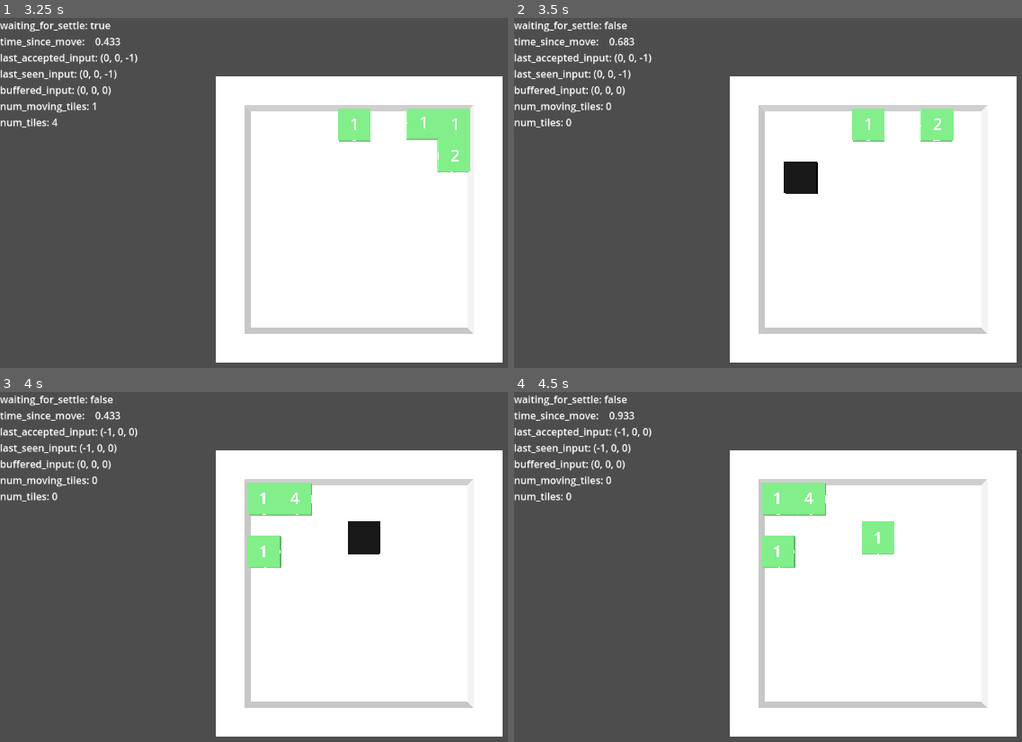
Above: before the commit, frames 1-4 (two rows, left to right).
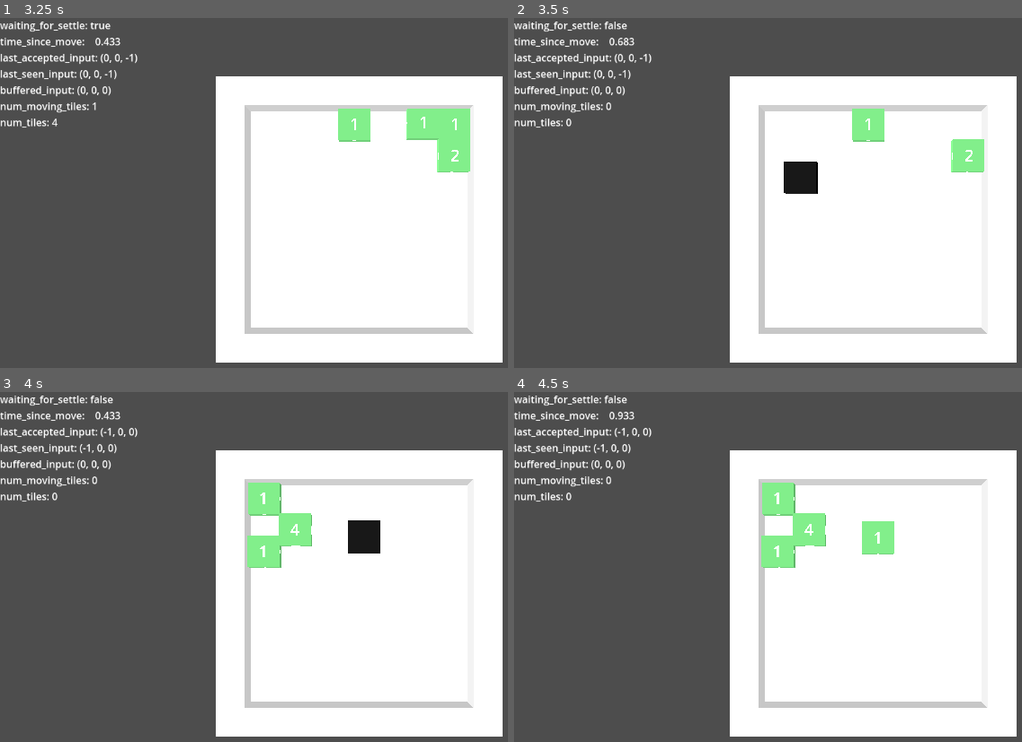
Above: after the commit, the same moments.

Repository: vivlim/2048ish-3d
Game: Godot game, scene res://scenes/Main.tscn
Same seed, same stepped clock (60 frames per second), same inputs: the game is played once before the commit and once after it.
Inputs:
- Up to frame 1 (3.25 s): hold Right (right) 0.53-1.28 s; tap Enter at 1.25 s; hold Down (down) 1.28-2.03 s; hold Right (right) 2.03-2.78 s; tap Space at 2.75 s; hold Up (up) from 2.78 s (still down)
- Up to frame 2 (3.5 s): keep holding Up (up)
- Up to frame 3 (4 s): release Up (up) at 3.53 s; hold Left (left) from 3.53 s (still down)
- Up to frame 4 (4.5 s): keep holding Left (left)

Frame 1 is identical in both runs. In frame 2, 1.2% of the frame differs, in the area x 80-93%, y 25-45%; in frame 3, 1.1%; in frame 4, 1.1%.

Commit message:
adjust merging

Diff:
--- a/scripts/NumberedCube3D.gd
+++ b/scripts/NumberedCube3D.gd
@@ -3,6 +3,7 @@
 @export var Value: int = 1
 @export var rigid_body: RigidBody3D
 var marked_for_removal := false
+var absorbing_into_target = null
 
 # Called when the node enters the scene tree for the first time.
 func _ready():
@@ -28,16 +29,38 @@
 		return
 
 	if other_tile.Value != null and other_tile.Value == self.Value:
-		print("Two tiles with same value are colliding")
 		# find which one is faster
 		var my_speed = rigid_body.linear_velocity.length()
 		var their_speed = other_body.linear_velocity.length()
 
-		if their_speed >= my_speed:
+		print("Two tiles with same value are colliding with speeds " + str(my_speed) + " and " + str(their_speed))
+
+		# one must be stopped
+		if check_tile_travelling_toward(self.rigid_body, other_body):
+			print("absorbing into them")
+			self.marked_for_removal = true
+			other_tile.Value = other_tile.Value + self.Value
+
+		elif check_tile_travelling_toward(other_body, self.rigid_body):
 			# absorb them into me
 			other_tile.marked_for_removal = true
 			self.Value = other_tile.Value + self.Value
-		else:
-			# absorb me into them
-			self.marked_for_removal = true
-			other_tile.Value = other_tile.Value + self.Value
+#		else:
+#			# absorb me into them
+#			self.marked_for_removal = true
+#			other_tile.Value = other_tile.Value + self.Value
+func check_tile_travelling_toward(source_tile: RigidBody3D, target_tile: RigidBody3D):
+	var source_speed = source_tile.linear_velocity.length()
+	var target_speed = target_tile.linear_velocity.length()
+	if source_speed > 0.0 and (source_speed / 2) > target_speed:
+		if source_tile.linear_velocity.length() > 0.0:
+
+			# check if they are in the direction i'm travelling.
+			var direction_to = source_tile.global_position.direction_to(target_tile.global_position)
+			# check similarity between direction of the other and direction i'm travelling.
+			var dot_product = direction_to.dot(source_tile.linear_velocity.normalized())
+			print("dot product: " + str(dot_product))
+
+			if dot_product < PI/3:
+				return true
+	return false
Not shown, added: export_presets.cfg
Not shown, changed: .gitignore
